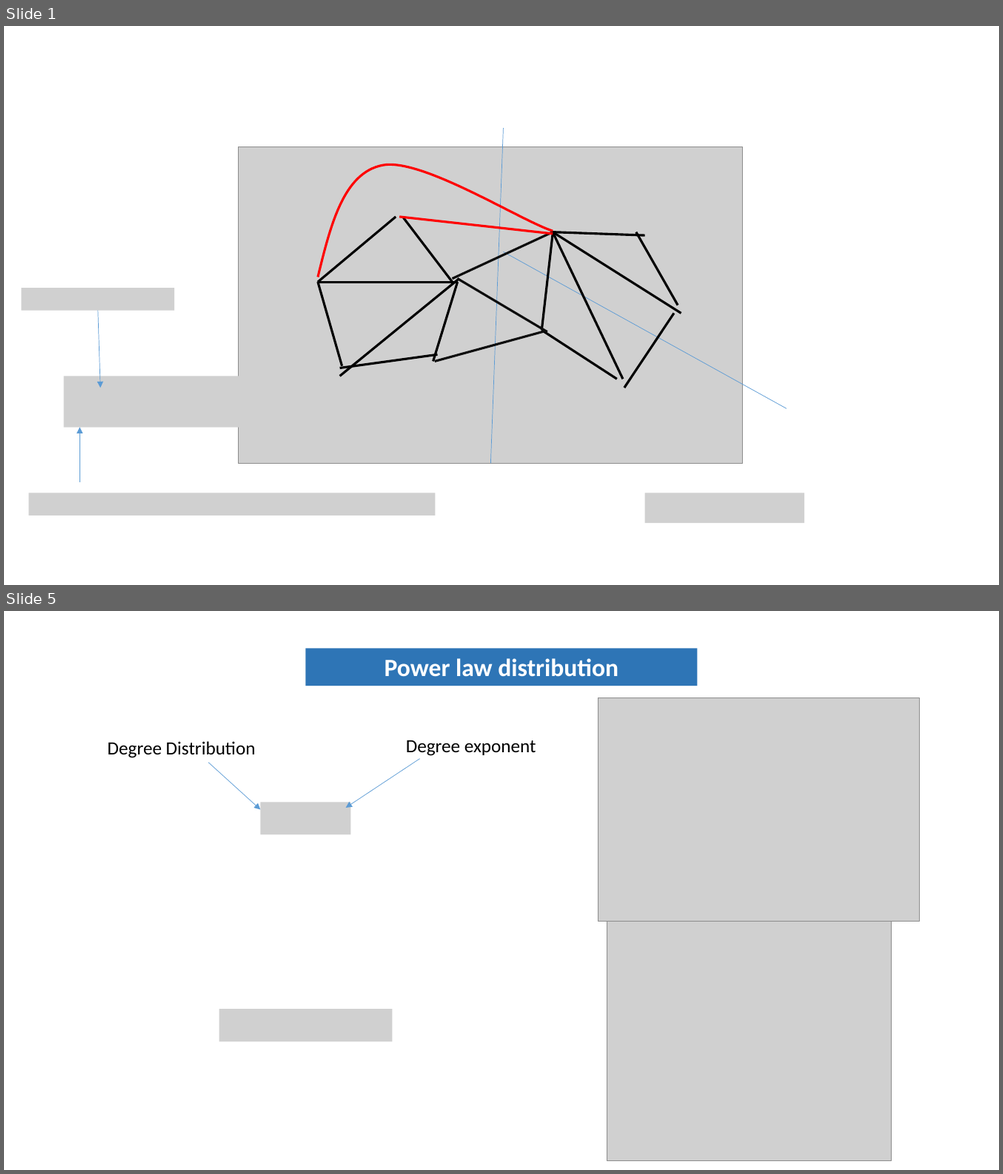
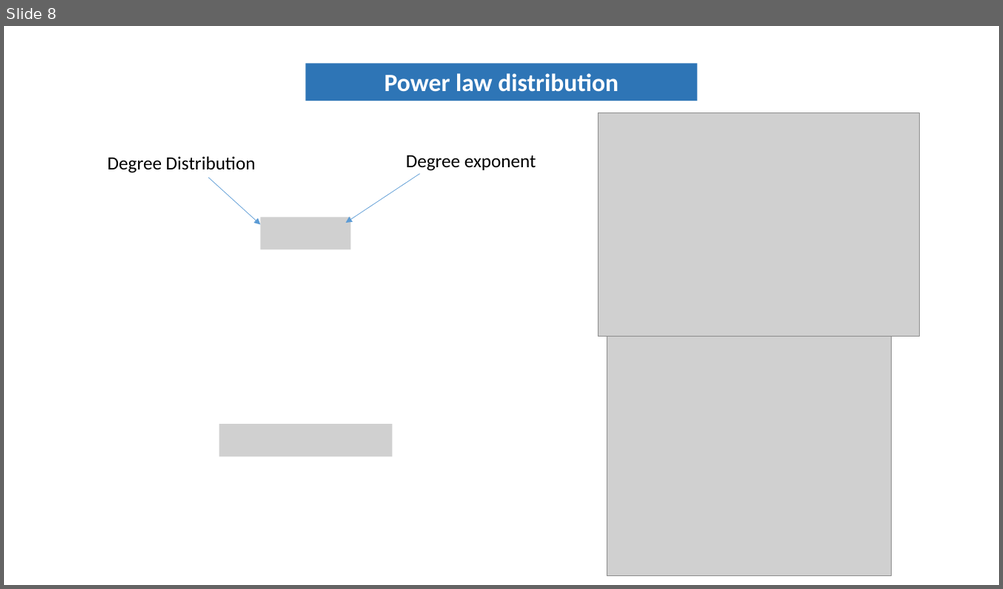
Before and after one commit to tahmidurrafid/generating-Planar-Graph, a slide deck: presentationFinal.pptx. Shown one above the other, each under a label of ours: slides 1 and 5 before the commit, slide 8 after it; the slides between them are not shown. The pictures are 1003x1174 and 1003x589 pixels, drawn with LibreOffice and Linux fonts; fonts in the diff are those of the drawing; grey boxes stand for pictures. Boxes give left, top, right and bottom in pixels: in the first picture for what was removed or moved away, otherwise in the second. Text is boxed around its words. In the diff, an @@ line names an element or a change of style, - is before the commit and + after.

```diff
--- a/presentationFinal.pptx
+++ b/presentationFinal.pptx
@@ slide 1 removed at (4,26,999,585), background #FFFFFF @@
@@ line removed from (504, 128) to (490, 464) @@
@@ picture removed at (239,147,742,463) @@
@@ freeform shape removed at (318,165,553,278) @@
@@ line removed from (318, 282) to (395, 217) @@
@@ line removed from (399, 217) to (552, 234) @@
@@ line removed from (452, 282) to (403, 218) @@
@@ line removed from (452, 279) to (552, 232) @@
@@ line removed from (542, 330) to (552, 234) @@
@@ line removed from (552, 232) to (645, 235) @@
@@ line removed from (552, 232) to (680, 313) @@
@@ line removed from (623, 380) to (552, 232) @@
@@ line removed from (636, 232) to (677, 306) @@
@@ line removed from (504, 252) to (787, 409) @@
@@ picture removed at (21,288,174,310) @@
@@ line removed from (458, 282) to (318, 282) @@
@@ line removed from (342, 366) to (318, 282) @@
@@ line removed from (340, 377) to (459, 279) @@
@@ line removed from (433, 362) to (458, 282) @@
@@ line removed from (458, 279) to (547, 332) @@
@@ arrow removed from (98, 311) to (100, 388) @@
@@ line removed from (624, 388) to (674, 313) @@
@@ line removed from (435, 362) to (546, 331) @@
@@ line removed from (542, 330) to (617, 380) @@
@@ line removed from (438, 355) to (340, 369) @@
@@ picture removed at (64,377,296,428) @@
@@ arrow removed from (79, 483) to (79, 427) @@
@@ picture removed at (28,493,435,515) @@
@@ picture removed at (645,493,805,523) @@
@@ what was slide 5 is now slide 8 @@
```
Also in this commit, not shown: 1 slide changed, 11 slides added, 8 other slides removed.
